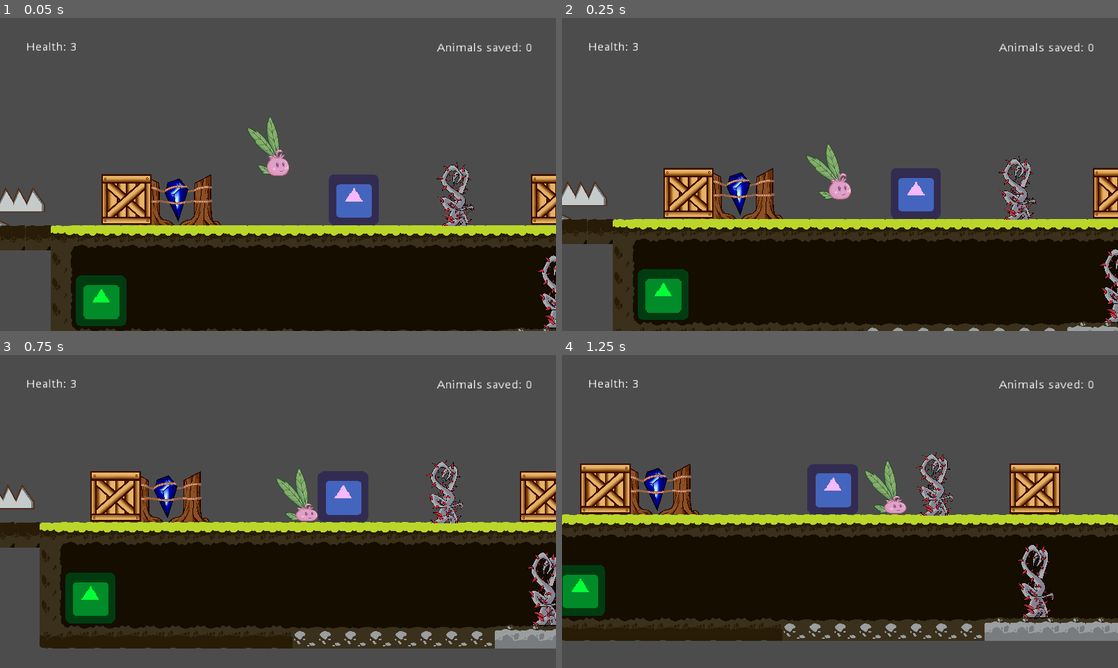
Above: before the commit, frames 1-4 (two rows, left to right).
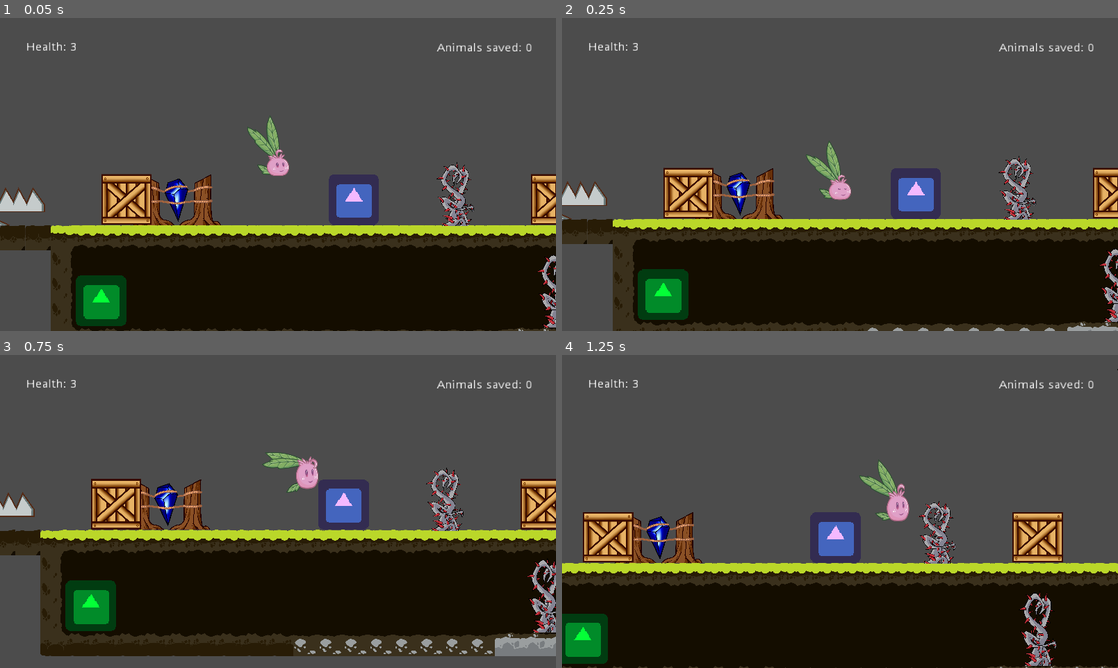
Above: after the commit, the same moments.

Repository: DamianKoch1/OnionsAdventure
Game: Godot game, scene res://Levels/Prototype 0.tscn
Two runs of this game, one before a commit and one after it. Both use one fixed random seed, a clock stepped at 60 frames per second and the inputs below. The project has no main scene, so this scene is started directly. The engine's default icon, where the game draws it, is replaced by a stand-in: a white triangle on a blue panel in a dark square.
Inputs:
- Up to frame 1 (0.05 s): no input
- Up to frame 2 (0.25 s): no input
- Up to frame 3 (0.75 s): hold Right (ui_right) from 0.53 s (still down); tap Space (jump) at 0.6 s
- Up to frame 4 (1.25 s): keep holding Right (ui_right); tap Space (jump) at 0.77, 1.07 s

Frame 1 is identical in both runs. In frame 2, 0.3% of the frame differs, in the area x 44-52%, y 39-59%; in frame 3, 19%; in frame 4, 43%, in the area x 0-100%, y 4-100%.

Commit message:
fixed player not being able to jump while running on uneven ground

Diff:
--- a/Player/Player.gd
+++ b/Player/Player.gd
@@ -68,9 +68,10 @@
 	setState(idle)
 	health = global.maxHealth
 	global.currLevelId = int(get_parent().name)
-	print(global.currLevelId)
+
 
 func _physics_process(delta):
+	print(motion.y)
 	if state != dead:
 		if newAnim != anim:
 			anim = newAnim
@@ -108,17 +109,19 @@
 		else:
 			motion.x = 0
 
-		if is_on_floor():
-			if motion.x == 0 && state != climb:
-				setState(idle)
-			if Input.is_action_just_pressed("jump"):
-				motion.y = -jumpheight
-		else:
-			if state != climb:
-				if motion.y > 40:
-					setState(fall)
-				elif motion.y < 0:
-					setState(jump)
+		#if is_on_floor():
+		if ray.is_colliding():
+			if global_position.distance_to(ray.get_collision_point()) <= 30 && abs(motion.y) <= 70:
+				if motion.x == 0 && state != climb:
+					setState(idle)
+				if Input.is_action_just_pressed("jump"):
+					motion.y = -jumpheight
+			else:
+				if state != climb:
+					if motion.y > 40:
+						setState(fall)
+					elif motion.y < 0:
+						setState(jump)
 		motion = move_and_slide(motion, UP)
 
 func bounce(bounceStr):
